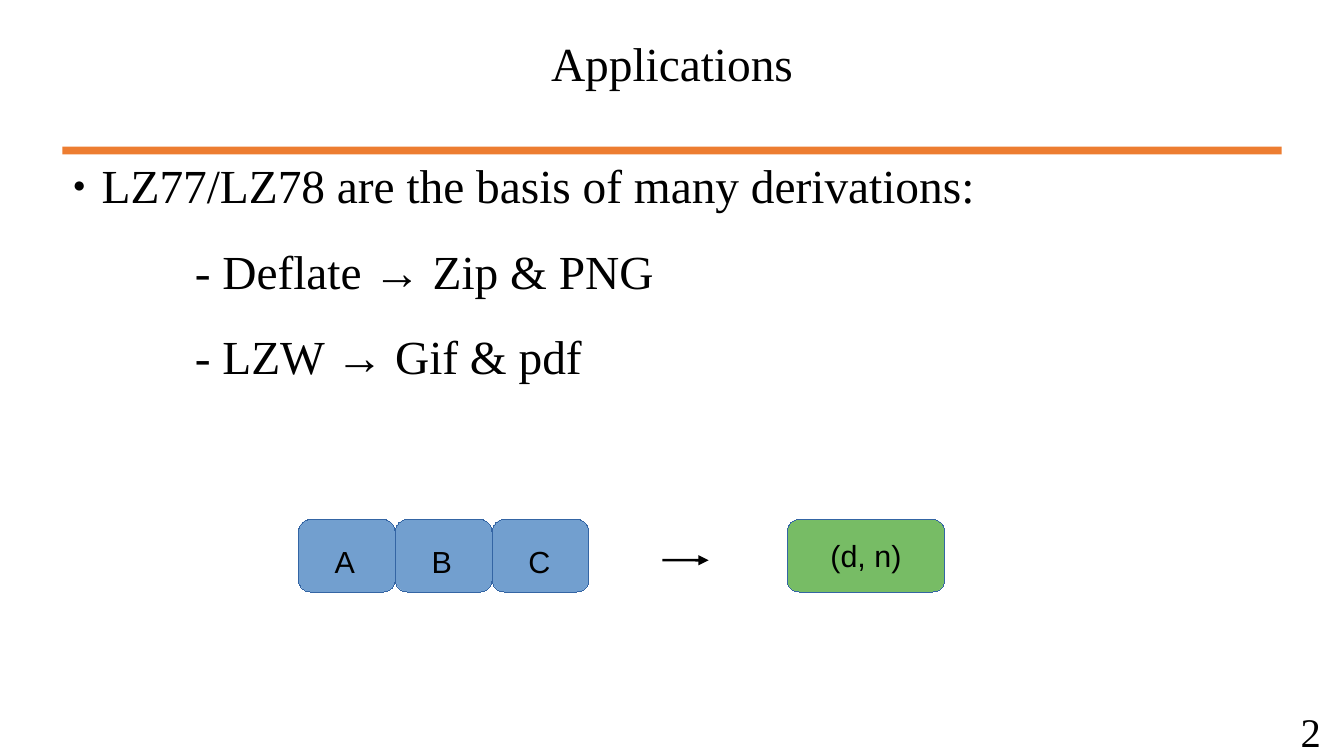
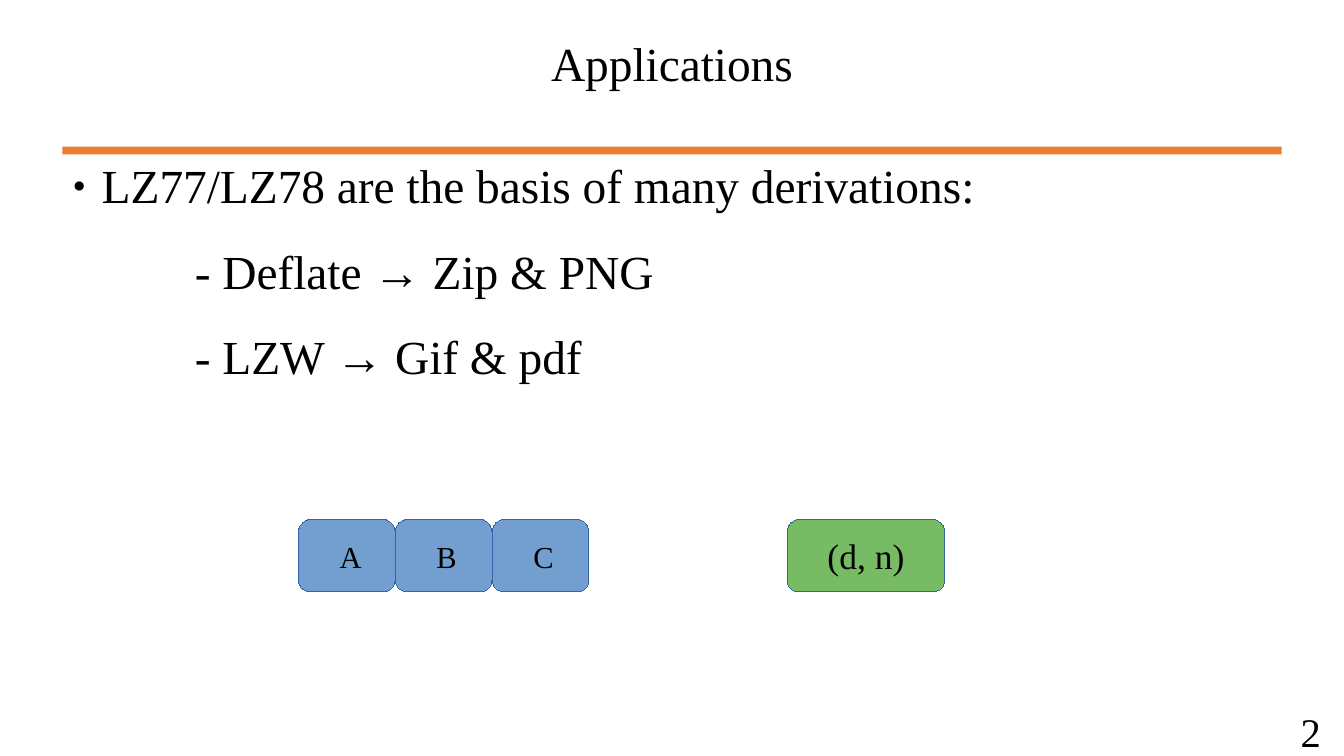
Before and after one commit to wbuz24/undergrad-repo, a slide deck: slide 3 of S24/cs494/notes/LZ77.pptx. Drawn at 1344x756 pixels with LibreOffice and Linux fonts; fonts in the diff are those of the drawing. Boxes give left, top, right and bottom in pixels: in the first picture for what was removed or moved away, otherwise in the second. Text is boxed around its words. In the diff, an @@ line names an element or a change of style, - is before the commit and + after.

```diff
--- a/S24/cs494/notes/LZ77.pptx
+++ b/S24/cs494/notes/LZ77.pptx
@@ font Arial to Times New Roman in 3 elements at bbox=[340, 548, 362, 568], bbox=[436, 548, 456, 568], bbox=[533, 548, 553, 569] @@
@@ rounded rectangle "(d, n)" at bbox=[788, 520, 945, 592]: size 18 to 21 pt, font Arial to Times New Roman @@
@@ arrow removed from (662, 561) to (709, 561) @@
```
Also in this commit, not shown: 6 other slides changed, 1 slide added, 1 other file.
